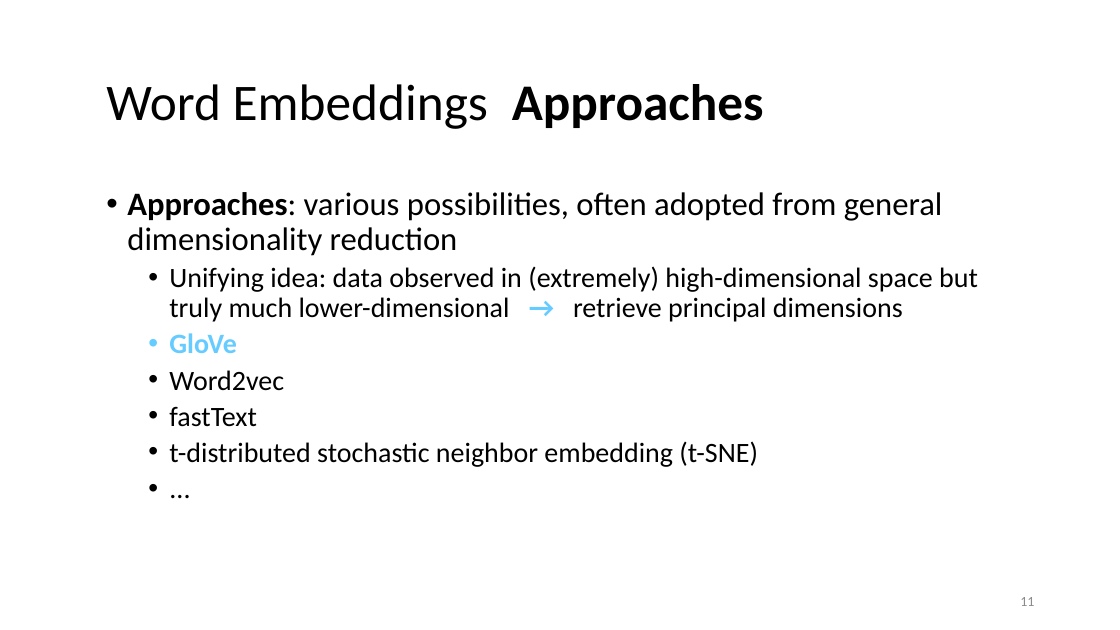
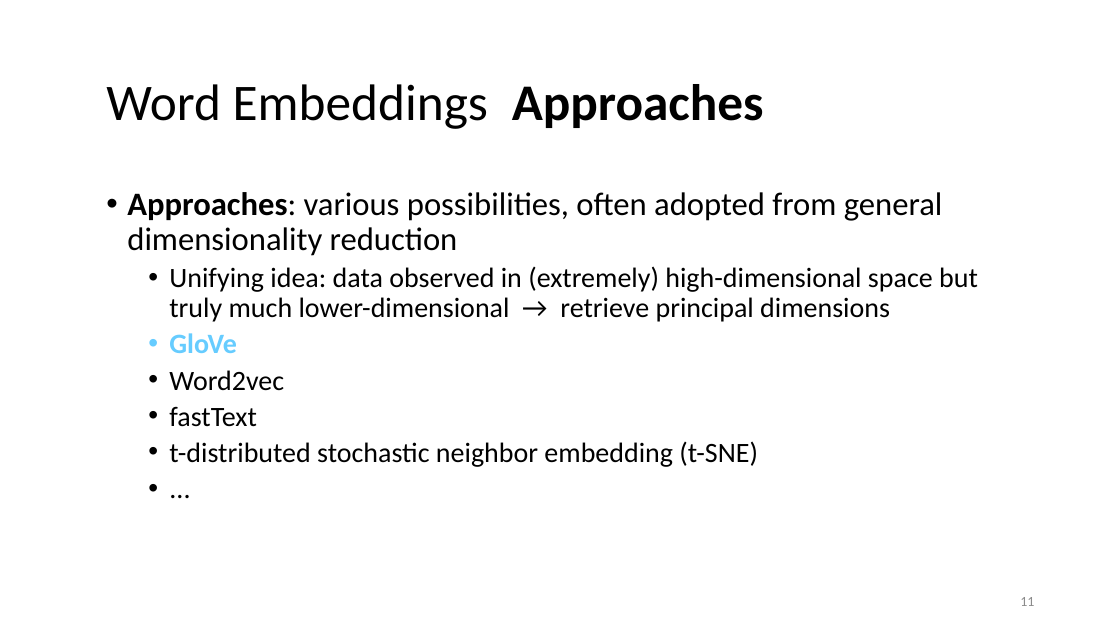
Before and after one commit to lisa-wm/consulting, a slide deck: slide 11 of 5_seminar/Contents_Part_02/slides/slides_II_3.pptx. Drawn at 1120x630 pixels with LibreOffice and Linux fonts; fonts in the diff are those of the drawing. Boxes give left, top, right and bottom in pixels: in the first picture for what was removed or moved away, otherwise in the second. Text is boxed around its words. In the diff, an @@ line names an element or a change of style, - is before the commit and + after.

```diff
--- a/5_seminar/Contents_Part_02/slides/slides_II_3.pptx
+++ b/5_seminar/Contents_Part_02/slides/slides_II_3.pptx
@@ text at bbox=[169, 266, 978, 322]: text colour #66CCFF to #000000, bold off in "→" @@
```
Also in this commit, not shown: 6 other slides changed, 5 other files.
